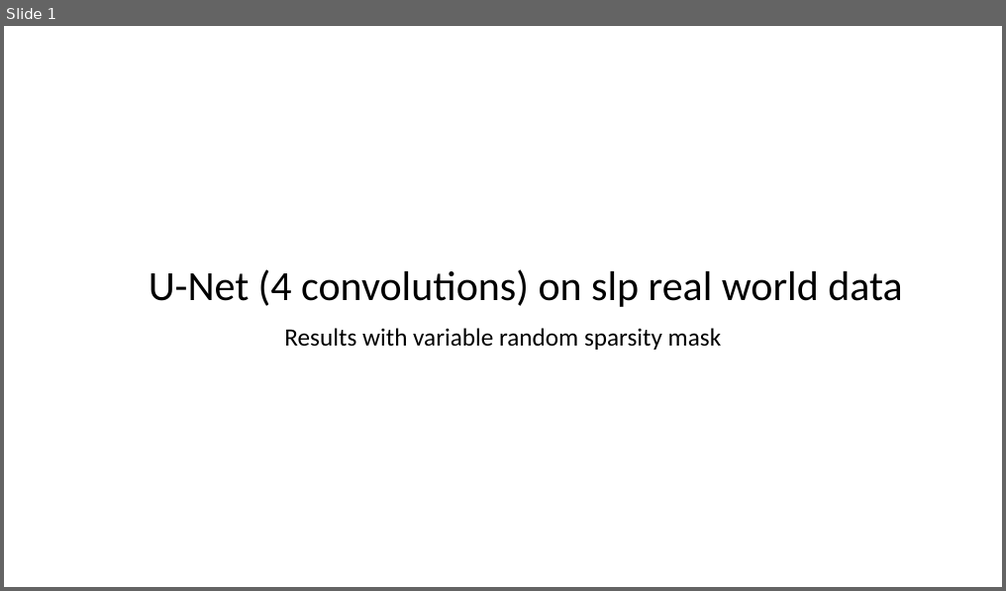
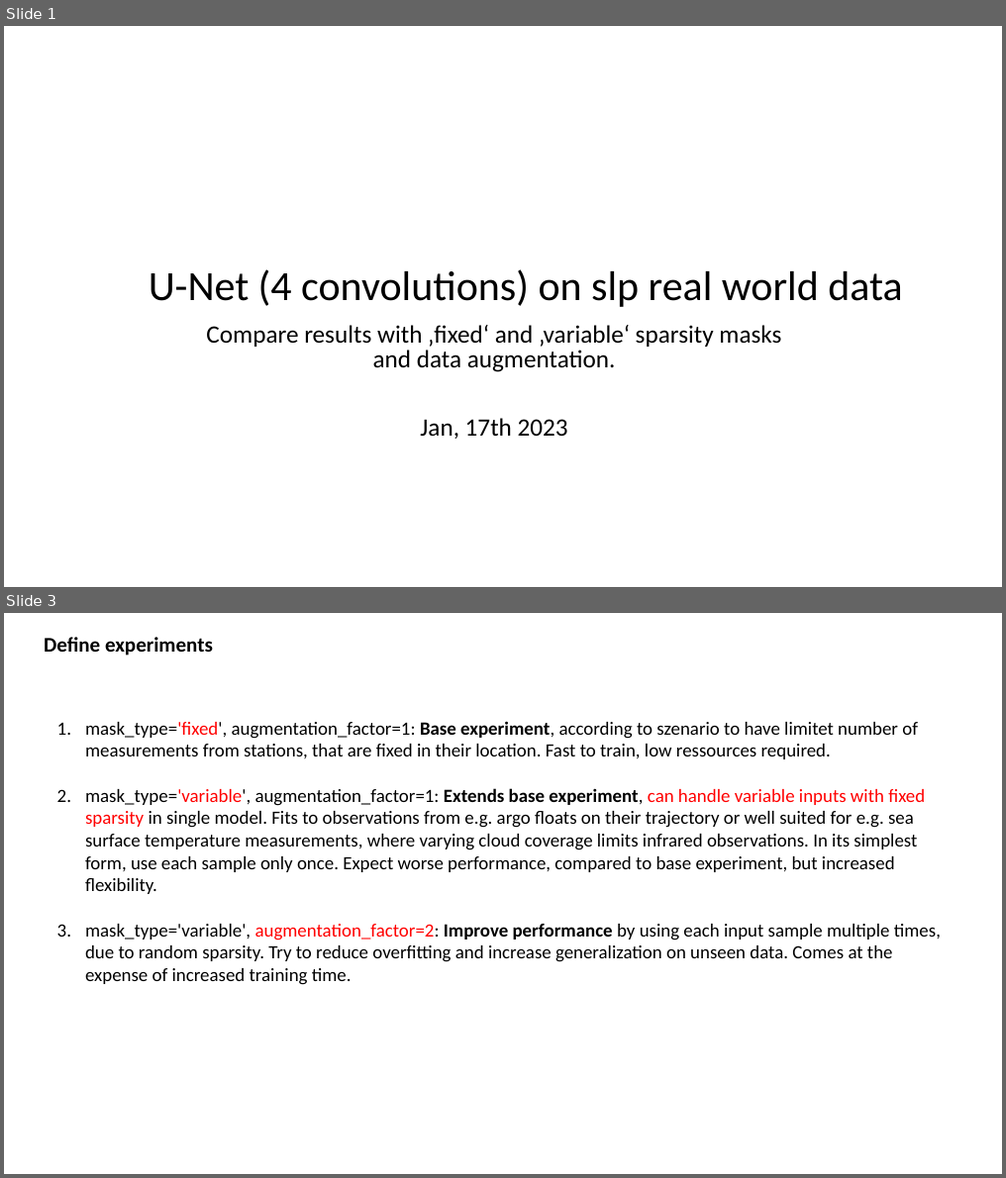
Before and after one commit to MarcoLandtHayen/reconstruct-sparse-inputs, a slide deck: presentations/unet_4conv_slp_realworld.pptx. Shown one above the other, each under a label of ours: slide 1 before the commit, slides 1 and 3 after it; the slides between them are not shown. The pictures are 1006x591 and 1006x1178 pixels, drawn with LibreOffice and Linux fonts; fonts in the diff are those of the drawing. Boxes give left, top, right and bottom in pixels: in the first picture for what was removed or moved away, otherwise in the second. Text is boxed around its words. In the diff, an @@ line names an element or a change of style, - is before the commit and + after.

Commit message:
Update presentation with summary on first experiments with U-Net on slp real world data

```diff
--- a/presentations/unet_4conv_slp_realworld.pptx
+++ b/presentations/unet_4conv_slp_realworld.pptx
@@ slide 3 added at [4, 613, 1002, 1174], background #FFFFFF @@
@@ text added at [44, 637, 213, 656], 20 pt, text #000000, bold @@
+Define experiments
@@ text added at [85, 721, 941, 985], 18 pt, text #000000 @@
+1. mask_type='fixed', augmentation_factor=1: Base experiment, according to szenario to have limitet number of measurements from stations, that are fixed in their location. Fast to train, low ressources required.
+2. mask_type='variable', augmentation_factor=1: Extends base experiment, can handle variable inputs with fixed sparsity in single model. Fits to observations from e.g. argo floats on their trajectory or well suited for e.g. sea surface temperature measurements, where varying cloud coverage limits infrared observations. In its simplest form, use each sample only once. Expect worse performance, compared to base experiment, but increased flexibility.
+3. mask_type='variable', augmentation_factor=2: Improve performance by using each input sample multiple times, due to random sparsity. Try to reduce overfitting and increase generalization on unseen data. Comes at the expense of increased training time.
@@ slide 1 changed as well @@
@@ subtitle at [206, 325, 781, 439]: text changed @@
-Results with variable random sparsity mask
+Compare results with ‚fixed‘ and ‚variable‘ sparsity masks and data augmentation.
+Jan, 17th 2023
```
Also in this commit, not shown: 4 other slides changed, 4 other slides added, 1 slide removed.
